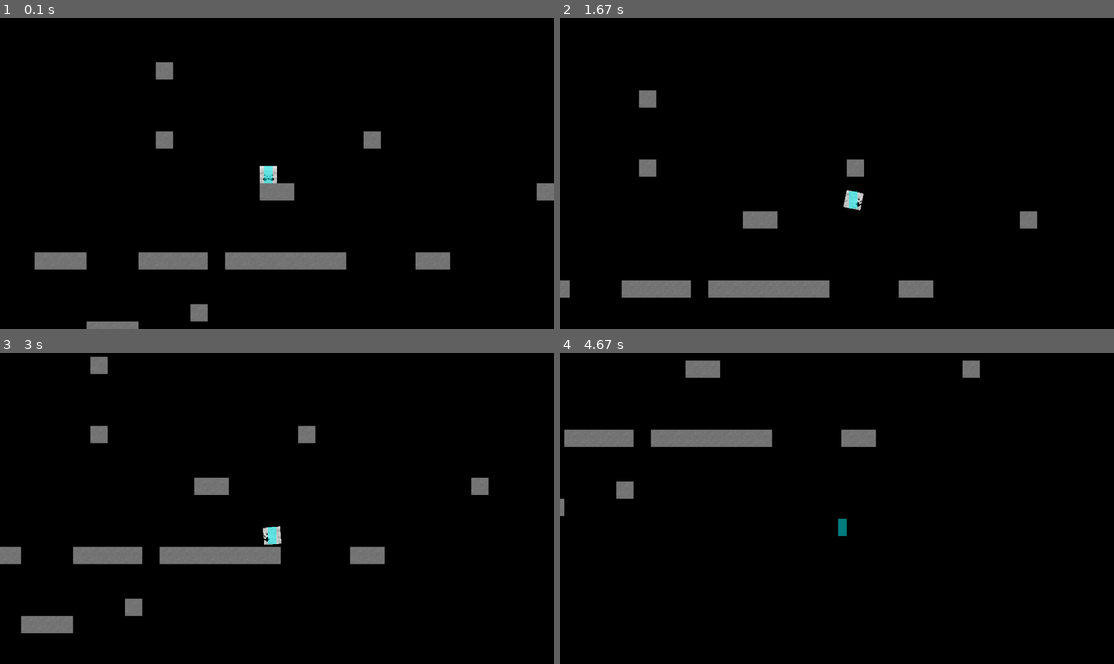
Above: before the commit, frames 1-4 (two rows, left to right).
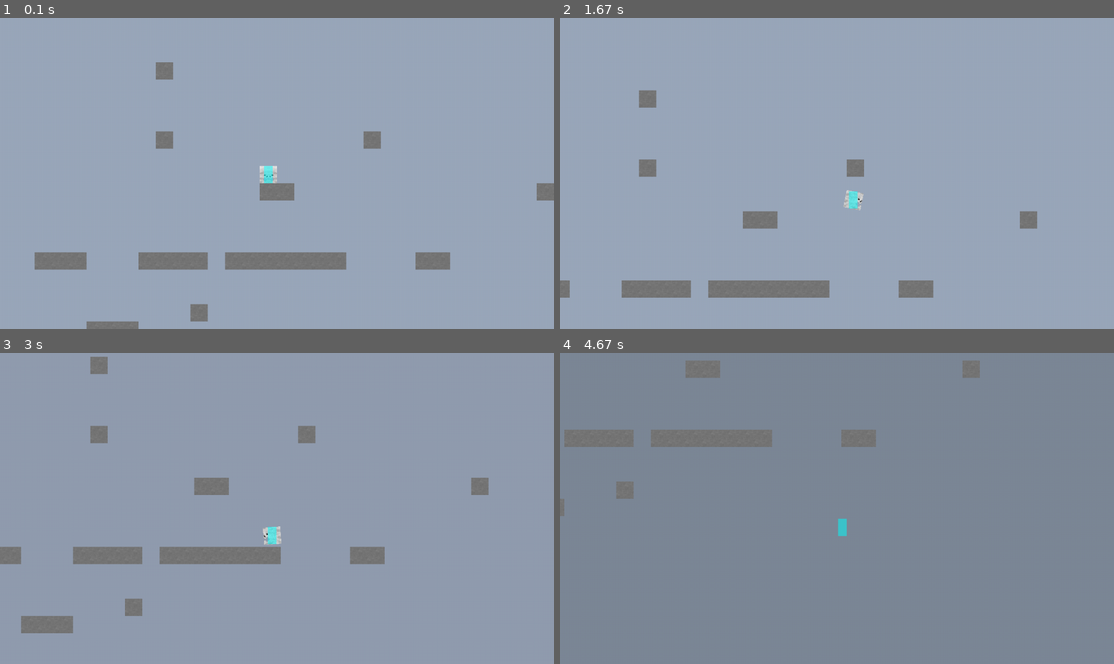
Above: after the commit, the same moments.

Repository: CocoMarck/Juego-cuadradoFeliz-2
Game: pygame game, started from cuadradoFeliz-2.py
The game is run twice, just before and just after one commit, with the same random seed, the same clock (stepped at 60 frames per second) and the same inputs.
Inputs:
- Up to frame 1 (0.1 s): no input
- Up to frame 2 (1.67 s): tap A at 0.33 s; hold Right 0.67-1.13 s; tap Space at 0.73, 1.03, 1.23, 1.57 s; hold Up 1.17-1.47 s; hold Right from 1.5 s (still down)
- Up to frame 3 (3 s): tap Space at 1.87, 2.07, 2.37, 2.63, 2.97 s; release Right at 1.97 s; hold Left 2-2.53 s; hold A 2-2.53 s; hold Down 2.57-2.87 s; hold S 2.57-2.87 s; hold Left from 2.9 s (still down); hold A from 2.9 s (still down)
- Up to frame 4 (4.67 s): tap Space at 3.27, 3.4, 3.8, 4.1 s; release Left at 3.3 s; release A at 3.3 s; hold Up 3.33-3.7 s; hold Right 3.73-4.37 s

The runs differ from the first frame. In frame 1, 96% of the frame differs, in the area x 0-100%, y 0-100%; in frame 2, 97%; in frame 3, 96%; in frame 4, 97%.

Commit message:
Add files via upload

Diff:
--- a/Modulos/pygame/CF_functions.py
+++ b/Modulos/pygame/CF_functions.py
@@ -279,3 +279,105 @@
                 collided_side = 'top'
 
     return collided_side
+
+
+
+
+# Funcion del clima
+class GradiantColor():
+    def __init__(self, color=[155, 168, 187], divider=2, start_with_max_power=False, time=0):
+        '''
+        Divide un color rgb y con la funcion update, actualiza el color a uno de la lista, dependiendo si se ánade mas color, o se disminulle el color. Esto esta pensado para utilizarse en un bucle.
+
+        color = [int, int, int] (min 0, max 255)
+        divider = int or float (recomend int)
+        start_with_max_power = bool
+        time = int
+        '''
+        super().__init__()
+
+        # Listar colores | Obtener color de inico y color de fin
+        self.__color_list = divider_color_rgb( color=color, divider=divider )
+        self.__number_list = len(self.__color_list)-1
+        self.start_color = self.__color_list[0]
+        self.end_color = self.__color_list[self.__number_list]
+
+        # Reducir colores
+        if start_with_max_power == True:
+            self.__color_number = self.__number_list
+            self.__reduce_color = True
+        else:
+            self.__color_number = 0
+            self.___reduce_color = False
+        self.current_color = self.__color_list[ self.__color_number ]
+
+        # Tiempo de ejecución
+        self.__current_time = 0
+        self.__time = time
+
+    def update(self):
+        # Tiempo de ejecución
+        self.__current_time += 1
+        if self.__current_time >= self.__time:
+            self.__current_time = 0
+
+            # Cambiar color
+            self.current_color = self.__color_list[self.__color_number]
+
+            # Aumentar color
+            if self.__reduce_color == False:
+                self.__color_number += 1
+                if self.__color_number >= self.__number_list:
+                    self.__reduce_color = True
+
+            # Disminuir color
+            elif self.__reduce_color == True:
+                self.__color_number -= 1
+                if self.__color_number <= 0:
+                    self.__reduce_color = False
+
+
+
+
+
+def divider_color_rgb(color=[255,255,255], divider=2):
+    '''
+    Dividir un color rgb, en varios colores rgb.
+    color = [int, int, int] (min 0, max 255)
+    divider = int or float (recomend int)
+    '''
+    # Detectar que el color rgb sea una lita aceptable, para cada valor en la lista
+    number = 0
+    for c in color:
+        if c < 0 or c > 255:
+            color[index] = 255
+        number += 1
+
+    if number < 0 or number > 3:
+        color = [255, 255, 255]
+
+    # Detectar que divisor sea un valor aceptable, para cada valor en el rgb
+    for c in color:
+        if divider < 0 or divider> c:
+            divider = 1
+        else:
+            pass
+
+    # Dividir valores | Lista de colores rgb
+    color_list = []
+
+    multipler = 0
+    for x in range(0, divider):
+        multipler += 1
+
+        # Agregar nuevo color rgb a la lista de colores final.
+        new_color = []
+        for c in color:
+            new_color.append( (c/divider)*multipler )
+        color_list.append( new_color )
+
+    # Devuelve la lista de colores rgb final
+    return color_list
+
+
+#print( divider_color_rgb(color=[155, 168, 187], divider=16) )
--- a/cuadradoFeliz-2.py
+++ b/cuadradoFeliz-2.py
@@ -172,6 +172,14 @@
 
 
 
+# Clima
+color_backgraund = GradiantColor(
+    color=[155, 168, 187], divider=16, start_with_max_power=True, time=fps
+)
+
+
+
+
 # Función Scroll/Camara
 scroll_float = [0,0]
 
@@ -205,7 +213,9 @@
 
 
     # Mostrar fondo
-    display_scale.fill( (0, 0, 0) )
+    #display_scale.fill( (0, 0, 0) )
+    display_scale.fill( color_backgraund.current_color )
+    color_backgraund.update()
 
     # Función Jugador
     player.move()
